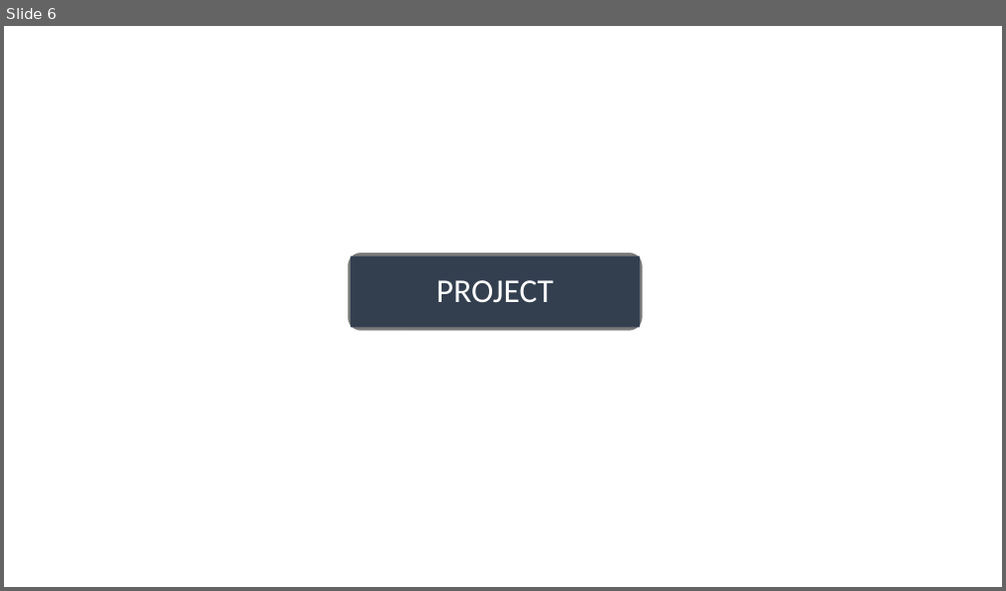
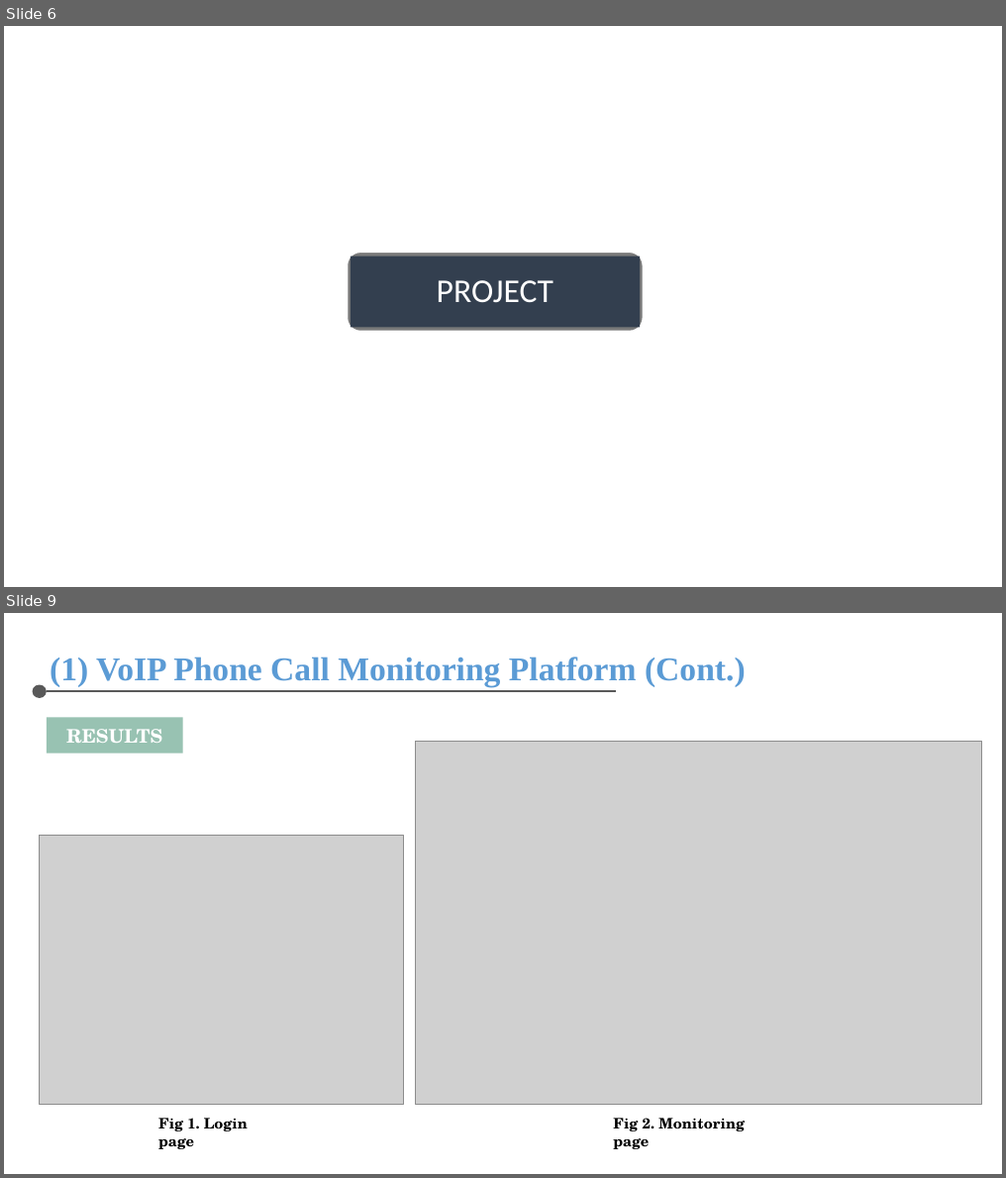
Before and after one commit to chris-nthu/nodejs-pwa, a slide deck: File/AMAT 履歷/Interview.pptx. Shown one above the other, each under a label of ours: slide 6 before the commit, slides 6 and 9 after it; the slides between them are not shown. The pictures are 1006x591 and 1006x1178 pixels, drawn with LibreOffice and Linux fonts; fonts in the diff are those of the drawing; grey boxes stand for pictures. Boxes give left, top, right and bottom in pixels: in the first picture for what was removed or moved away, otherwise in the second. Text is boxed around its words. In the diff, an @@ line names an element or a change of style, - is before the commit and + after.

```diff
--- a/File/AMAT 履歷/Interview.pptx
+++ b/File/AMAT 履歷/Interview.pptx
@@ slide 9 added at (4, 613, 1002, 1174), background #FFFFFF @@
@@ text added at (50, 657, 746, 686), 32 pt, text #5B9BD5, bold @@
+(1) VoIP Phone Call Monitoring Platform (Cont.)
@@ ellipse added at (33, 685, 47, 698), fill #595959 @@
@@ line added from (47, 691) to (616, 691), #595959 2 pt @@
@@ rectangle added at (47, 717, 183, 753), fill #98C2B2, 18 pt, text #FFFFFF, bold @@
+RESULTS
@@ picture added at (416, 741, 982, 1105) @@
@@ picture added at (40, 836, 404, 1105) @@
@@ text added at (158, 1118, 248, 1150), 14 pt, text #000000, bold @@
+Fig 1. Login page
@@ text added at (613, 1118, 745, 1150), 14 pt, text #000000, bold @@
+Fig 2. Monitoring page
```
Also in this commit, not shown: 5 slides changed, 9 other slides added.
